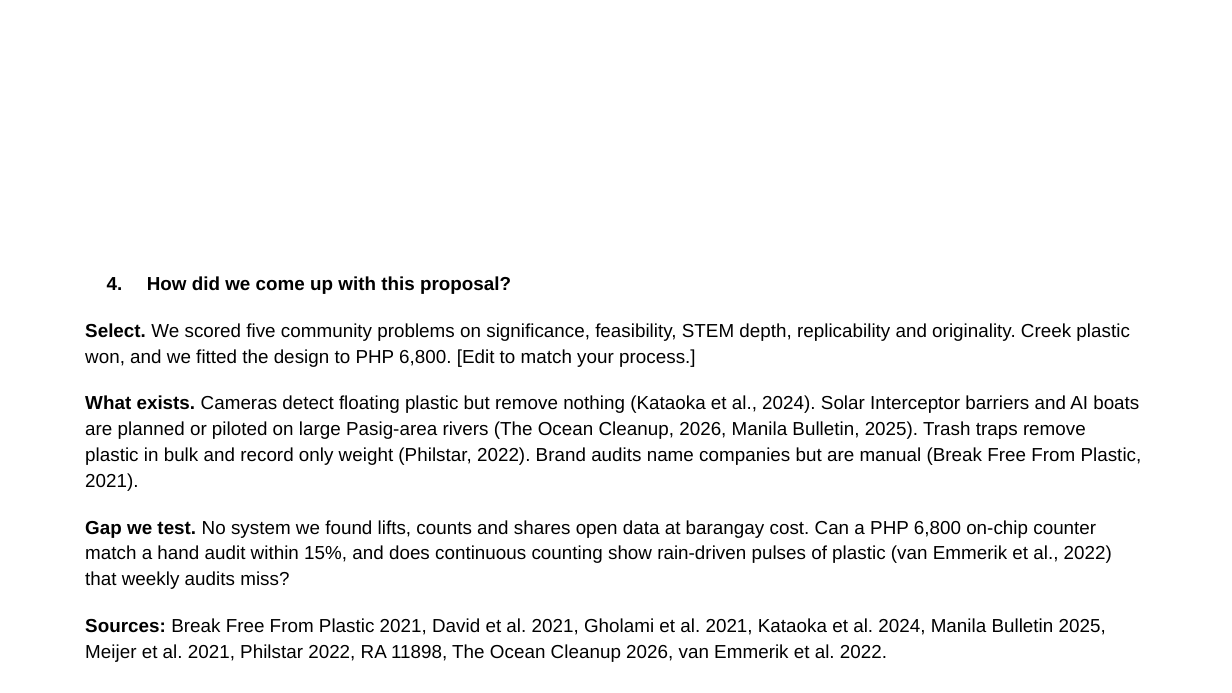
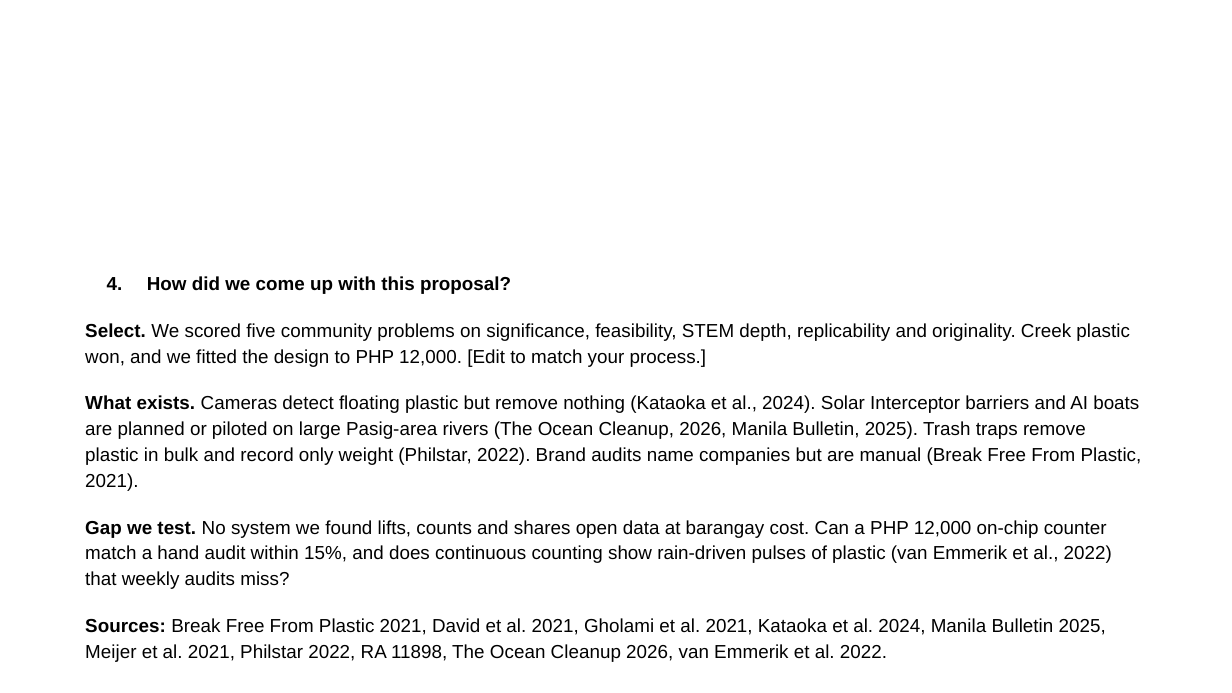
Before and after one commit to tmommu/research, a slide deck: slide 3 of sft_entry/SAGIP_SFT2026_Entry_PPT.pptx. Drawn at 1232x693 pixels with LibreOffice and Linux fonts; fonts in the diff are those of the drawing; background and template pictures are left out. Boxes give left, top, right and bottom in pixels: in the first picture for what was removed or moved away, otherwise in the second. Text is boxed around its words. In the diff, an @@ line names an element or a change of style, - is before the commit and + after.

```diff
--- a/sft_entry/SAGIP_SFT2026_Entry_PPT.pptx
+++ b/sft_entry/SAGIP_SFT2026_Entry_PPT.pptx
@@ text at [85,323,1129,367]: text changed @@
-Select. We scored five community problems on significance, feasibility, STEM depth, replicability and originality. Creek plastic won, and we fitted the design to PHP 6,800. [Edit to match your process.]
+Select. We scored five community problems on significance, feasibility, STEM depth, replicability and originality. Creek plastic won, and we fitted the design to PHP 12,000. [Edit to match your process.]
@@ text at [85,520,1112,589]: text changed @@
-Gap we test. No system we found lifts, counts and shares open data at barangay cost. Can a PHP 6,800 on-chip counter match a hand audit within 15%, and does continuous counting show rain-driven pulses of plastic (van Emmerik et al., 2022) that weekly audits miss?
+Gap we test. No system we found lifts, counts and shares open data at barangay cost. Can a PHP 12,000 on-chip counter match a hand audit within 15%, and does continuous counting show rain-driven pulses of plastic (van Emmerik et al., 2022) that weekly audits miss?
```
Also in this commit, not shown: 5 other slides changed, 16 other files.
